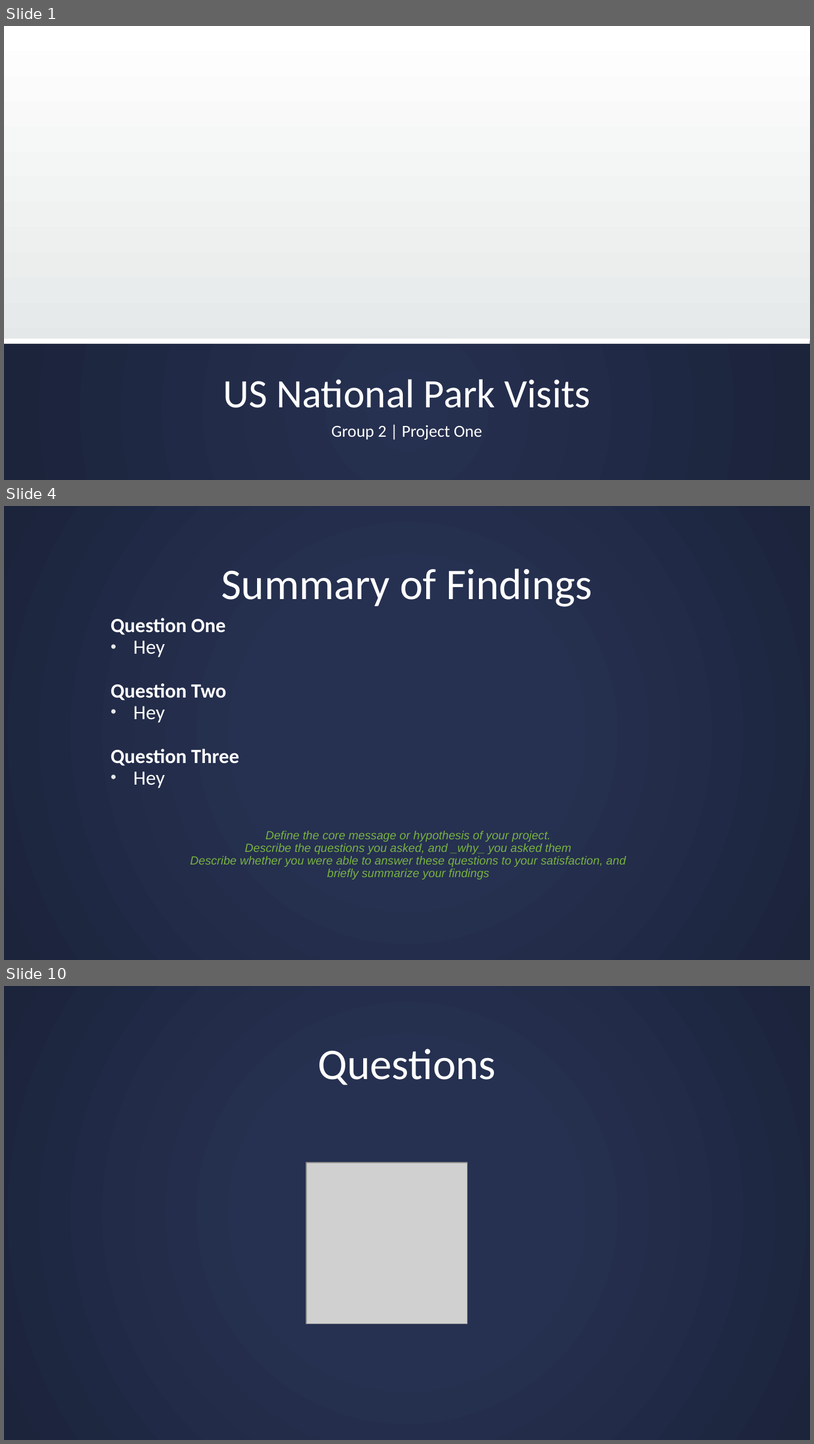
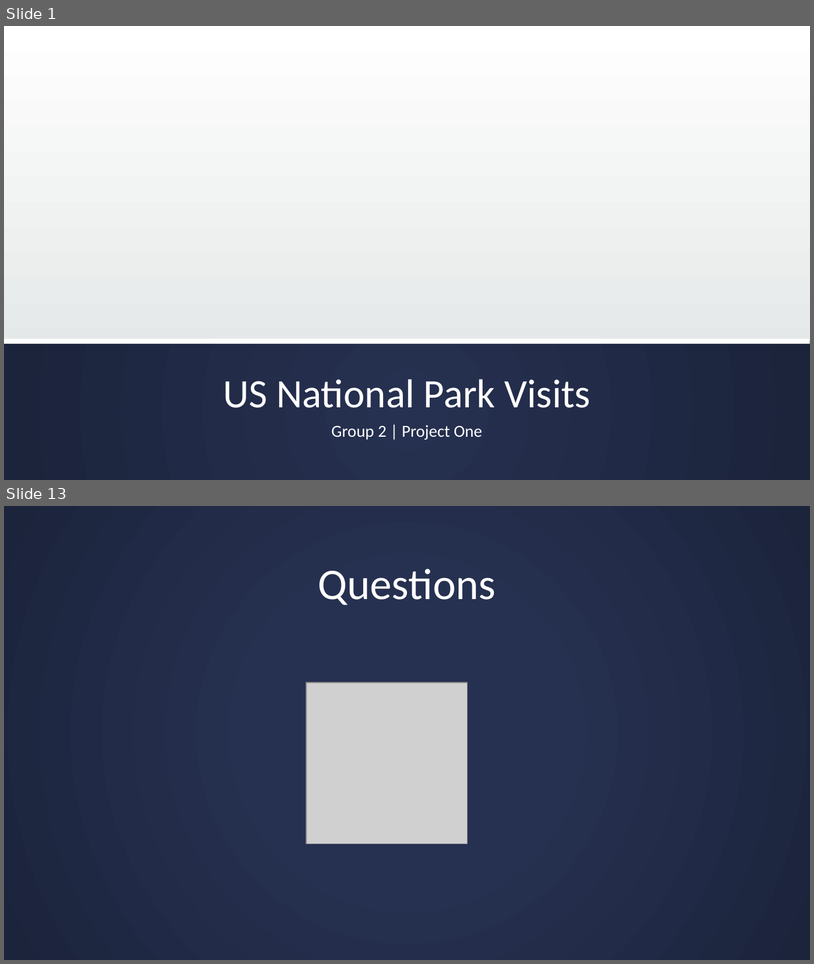
Before and after one commit to missymeyer/ProjectOne, a slide deck: Presentation_ProjectOne.pptx. Shown one above the other, each under a label of ours: slides 1, 4 and 10 before the commit, slides 1 and 13 after it; the slides between them are not shown. The pictures are 814x1444 and 814x964 pixels, drawn with LibreOffice and Linux fonts; fonts in the diff are those of the drawing; grey boxes stand for pictures; background and template pictures are left out. Boxes give left, top, right and bottom in pixels: in the first picture for what was removed or moved away, otherwise in the second. Text is boxed around its words. In the diff, an @@ line names an element or a change of style, - is before the commit and + after.

```diff
--- a/Presentation_ProjectOne.pptx
+++ b/Presentation_ProjectOne.pptx
@@ slide 4 removed at box(4, 506, 810, 960), background gradient #263050 to #1D243C @@
@@ title removed at box(221, 568, 593, 607) @@
-Summary of Findings
@@ text removed at box(111, 618, 239, 788) @@
-Question One
-• Hey
-Question Two
-• Hey
-Question Three
-• Hey
@@ text removed at box(190, 831, 626, 879) @@
-Define the core message or hypothesis of your project.
-Describe the questions you asked, and _why_ you asked them
-Describe whether you were able to answer these questions to your satisfaction, and briefly summarize your findings
@@ what was slide 10 is now slide 13 @@
```
Also in this commit, not shown: 4 slides changed, 7 slides added, 3 other slides removed, 48 other files.
